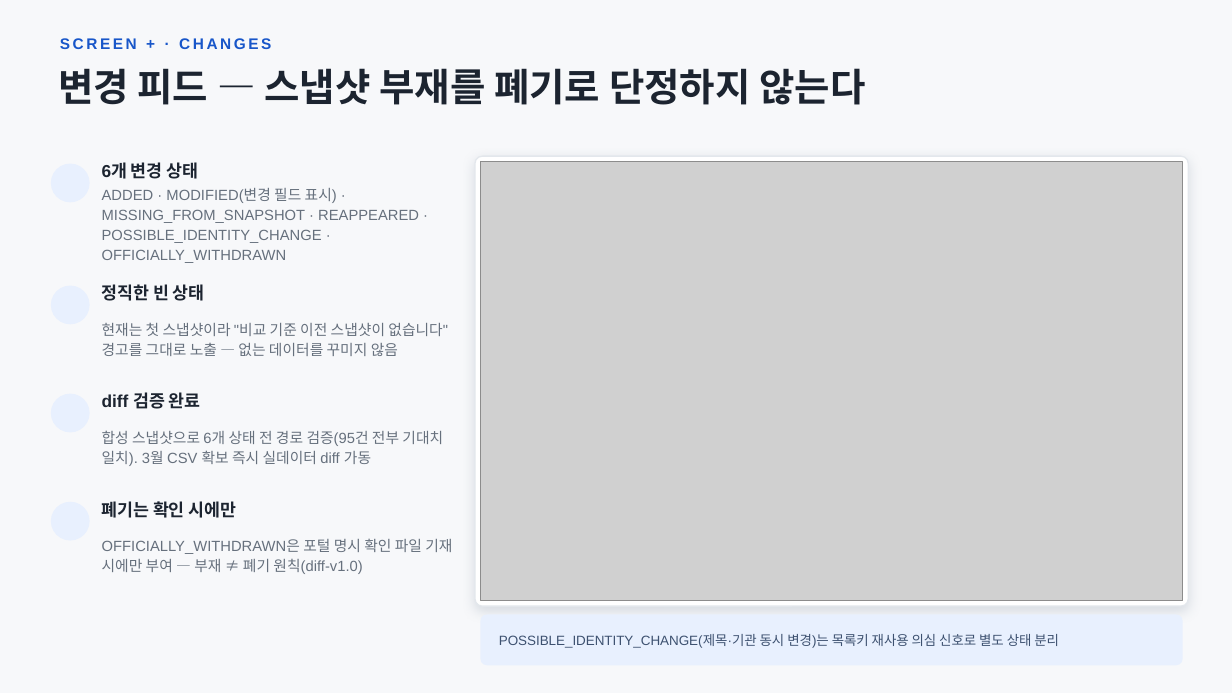
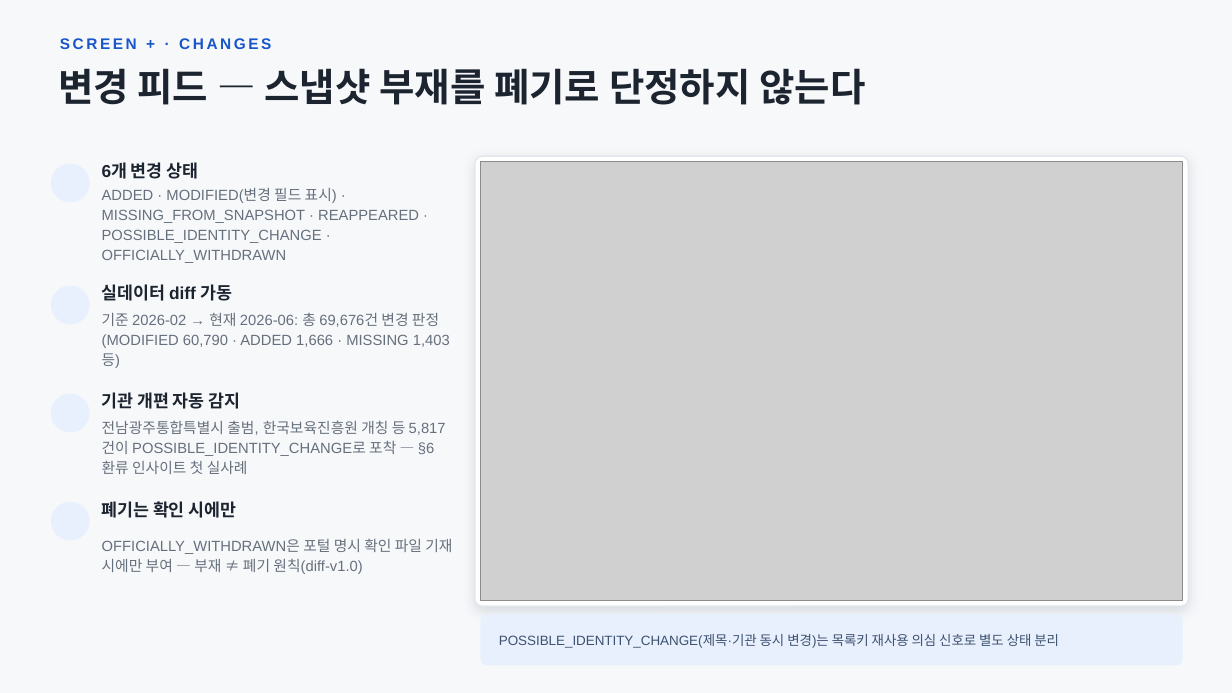
Before and after one commit to haklaekim/public-data-lens, a slide deck: slide 10 of docs/공공데이터_내비게이터_구현정리_v1.0.pptx. Drawn at 1232x693 pixels with LibreOffice and Linux fonts; fonts in the diff are those of the drawing; grey boxes stand for pictures; background and template pictures are left out. Boxes give left, top, right and bottom in pixels: in the first picture for what was removed or moved away, otherwise in the second. Text is boxed around its words. In the diff, an @@ line names an element or a change of style, - is before the commit and + after.

```diff
--- a/docs/공공데이터_내비게이터_구현정리_v1.0.pptx
+++ b/docs/공공데이터_내비게이터_구현정리_v1.0.pptx
@@ text at [102, 284, 233, 301]: text changed @@
-정직한 빈 상태
+실데이터 diff 가동
@@ text at [102, 313, 450, 368]: text changed @@
-현재는 첫 스냅샷이라 "비교 기준 이전 스냅샷이 없습니다" 경고를 그대로 노출 — 없는 데이터를 꾸미지 않음
+기준 2026-02 → 현재 2026-06: 총 69,676건 변경 판정(MODIFIED 60,790 · ADDED 1,666 · MISSING 1,403 등)
@@ text at [102, 392, 240, 409]: text changed @@
-diff 검증 완료
+기관 개편 자동 감지
@@ text at [102, 420, 446, 474]: text changed @@
-합성 스냅샷으로 6개 상태 전 경로 검증(95건 전부 기대치 일치). 3월 CSV 확보 즉시 실데이터 diff 가동
+전남광주통합특별시 출범, 한국보육진흥원 개칭 등 5,817건이 POSSIBLE_IDENTITY_CHANGE로 포착 — §6 환류 인사이트 첫 실사례
```
Also in this commit, not shown: 6 other slides changed, 3 other files.
